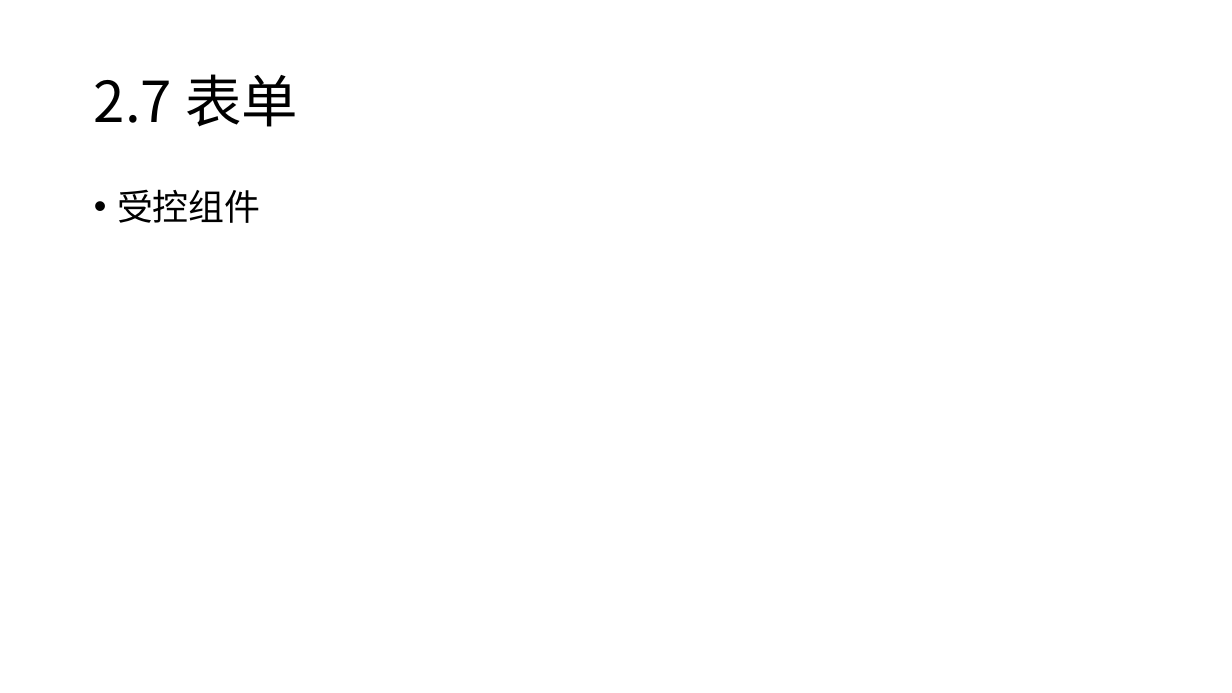
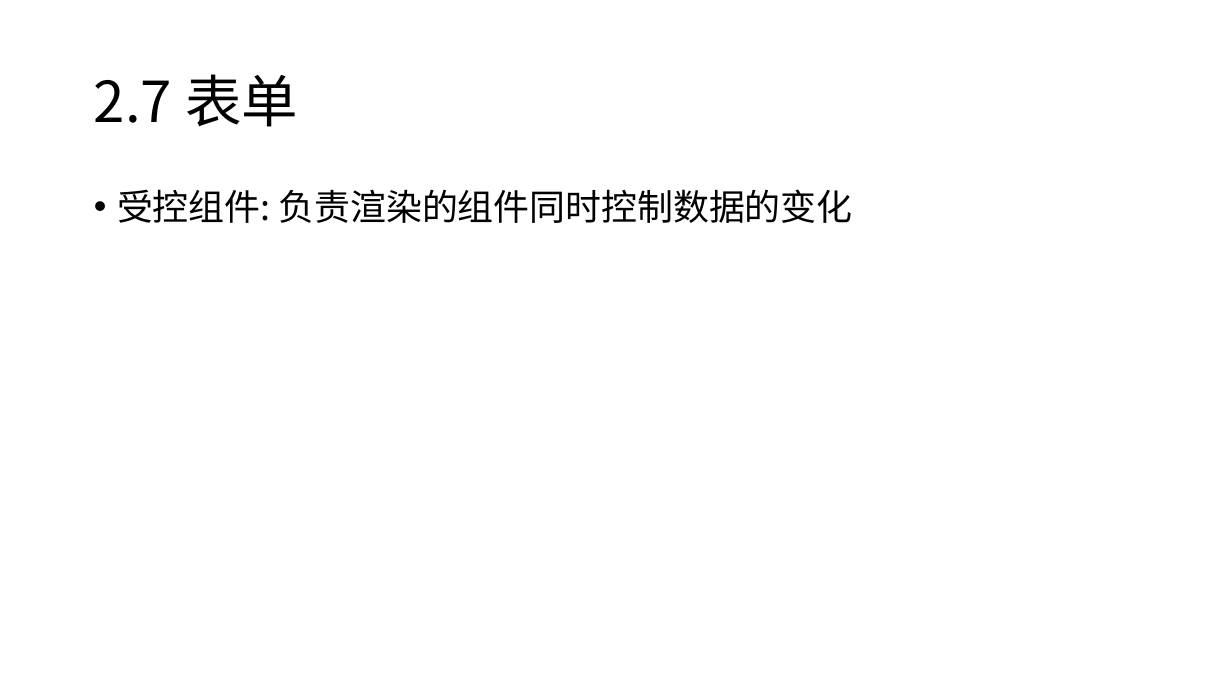
Before and after one commit to Zettat123/react_tutorial, a slide deck: slide 20 of slides/React 入门.pptx (slide 19 before the commit). Drawn at 1232x693 pixels with LibreOffice and Linux fonts; fonts in the diff are those of the drawing. Boxes give left, top, right and bottom in pixels: in the first picture for what was removed or moved away, otherwise in the second. Text is boxed around its words. In the diff, an @@ line names an element or a change of style, - is before the commit and + after.

```diff
--- a/slides/React 入门.pptx
+++ b/slides/React 入门.pptx
@@ text at <box>117,189,853,223</box>: text changed @@
-• 受控组件
+• 受控组件: 负责渲染的组件同时控制数据的变化
```
Also in this commit, not shown: 3 other slides changed, 1 slide added, 1 other file.
